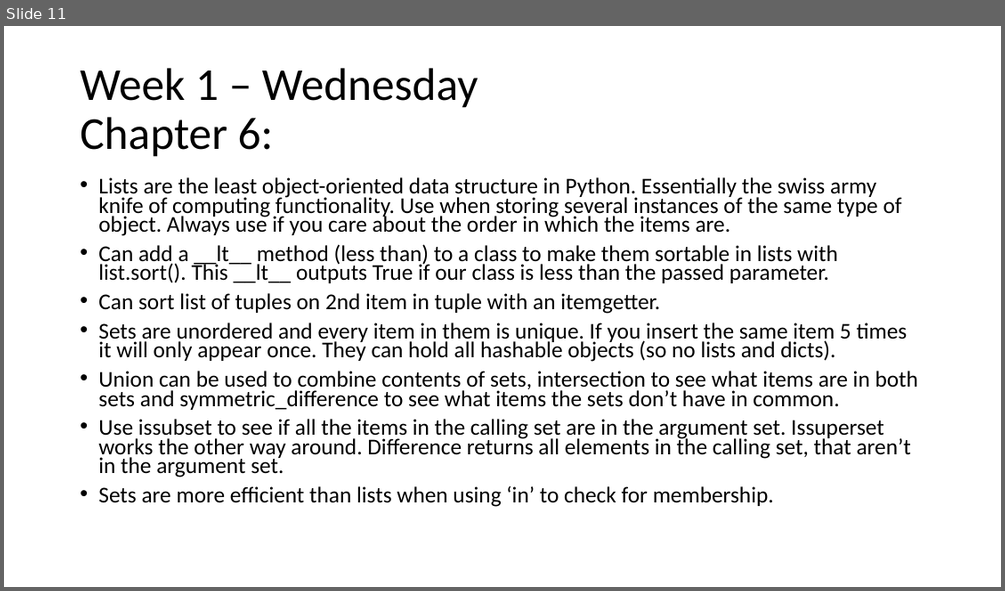
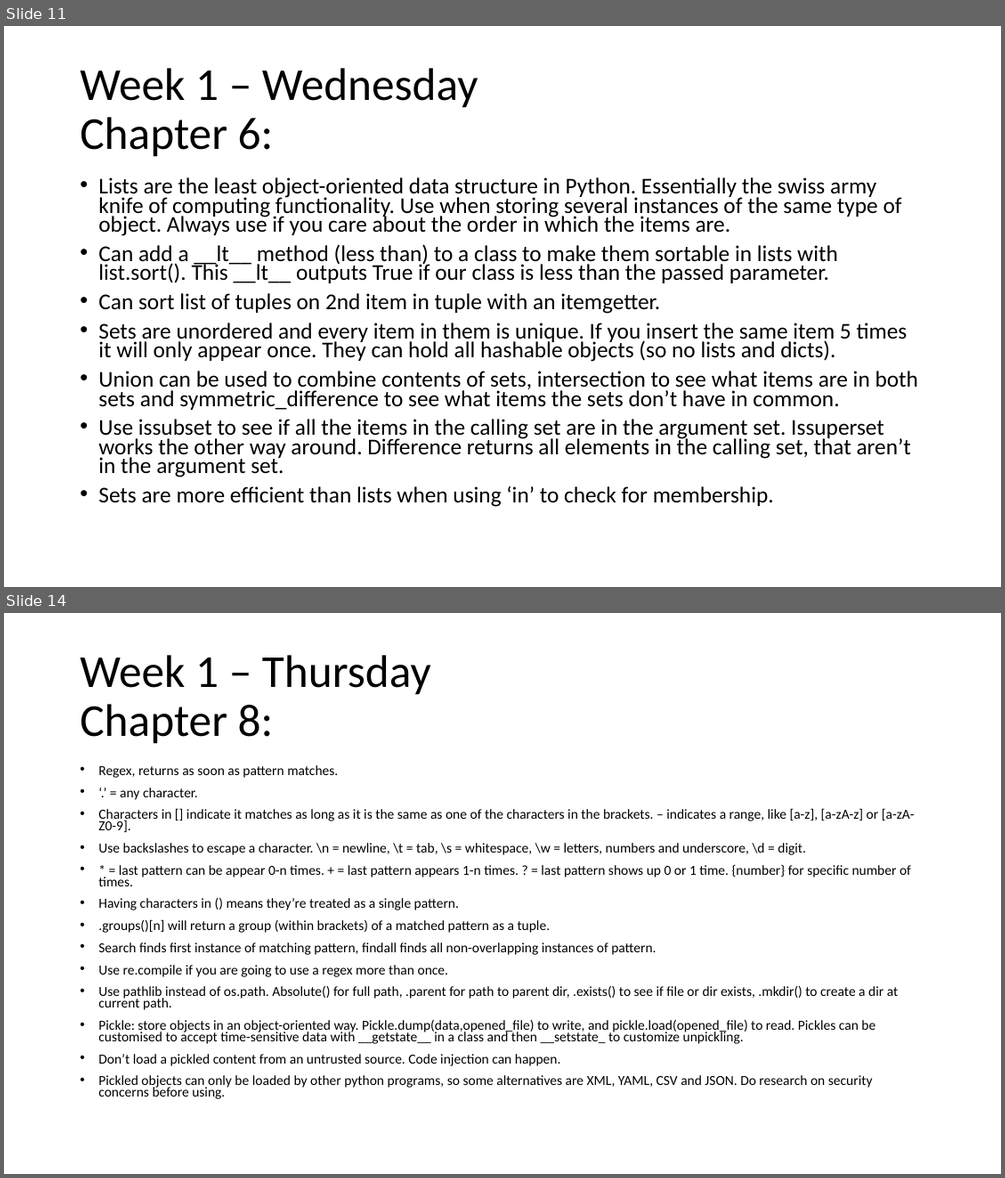
Before and after one commit to lamersfa/Python-Training-wk2226, a slide deck: Information learned during Python training.pptx. Shown one above the other, each under a label of ours: slide 11 before the commit, slides 11 and 14 after it; the slides between them are not shown. The pictures are 1005x591 and 1005x1178 pixels, drawn with LibreOffice and Linux fonts; fonts in the diff are those of the drawing. Boxes give left, top, right and bottom in pixels: in the first picture for what was removed or moved away, otherwise in the second. Text is boxed around its words. In the diff, an @@ line names an element or a change of style, - is before the commit and + after.

Commit message:
Power-point from thursday updated. Exercises will follow. Pytest will be delayed until tomorrow.

```diff
--- a/Information learned during Python training.pptx
+++ b/Information learned during Python training.pptx
@@ slide 14 added at <box>4,613,1001,1174</box>, background #FFFFFF @@
@@ title added at <box>80,655,431,744</box>, 44 pt, text #000000 @@
+Week 1 – Thursday
+Chapter 8:
@@ text added at <box>98,765,914,1099</box>, 13.3 pt, text #000000 @@
+• Regex, returns as soon as pattern matches.
+• ‘.’ = any character.
+• Characters in [] indicate it matches as long as it is the same as one of the characters in the brackets. – indicates a range, like [a-z], [a-zA-z] or [a-zA-Z0-9].
+• Use backslashes to escape a character. \n = newline, \t = tab, \s = whitespace, \w = letters, numbers and underscore, \d = digit.
+• * = last pattern can be appear 0-n times. + = last pattern appears 1-n times. ? = last pattern shows up 0 or 1 time. {number} for specific number of times.
+• Having characters in () means they’re treated as a single pattern.
+• .groups()[n] will return a group (within brackets) of a matched pattern as a tuple.
+• Search finds first instance of matching pattern, findall finds all non-overlapping instances of pattern.
+• Use re.compile if you are going to use a regex more than once.
+• Use pathlib instead of os.path. Absolute() for full path, .parent for path to parent dir, .exists() to see if file or dir exists, .mkdir() to create a dir at current path.
+• Pickle: store objects in an object-oriented way. Pickle.dump(data,opened_file) to write, and pickle.load(opened_file) to read. Pickles can be customised to accept time-sensitive data with __getstate__ in a class and then __setstate_ to customize unpickling.
+• Don’t load a pickled content from an untrusted source. Code injection can happen.
+• Pickled objects can only be loaded by other python programs, so some alternatives are XML, YAML, CSV and JSON. Do research on security concerns before using.
```
Also in this commit, not shown: 2 other slides added.
